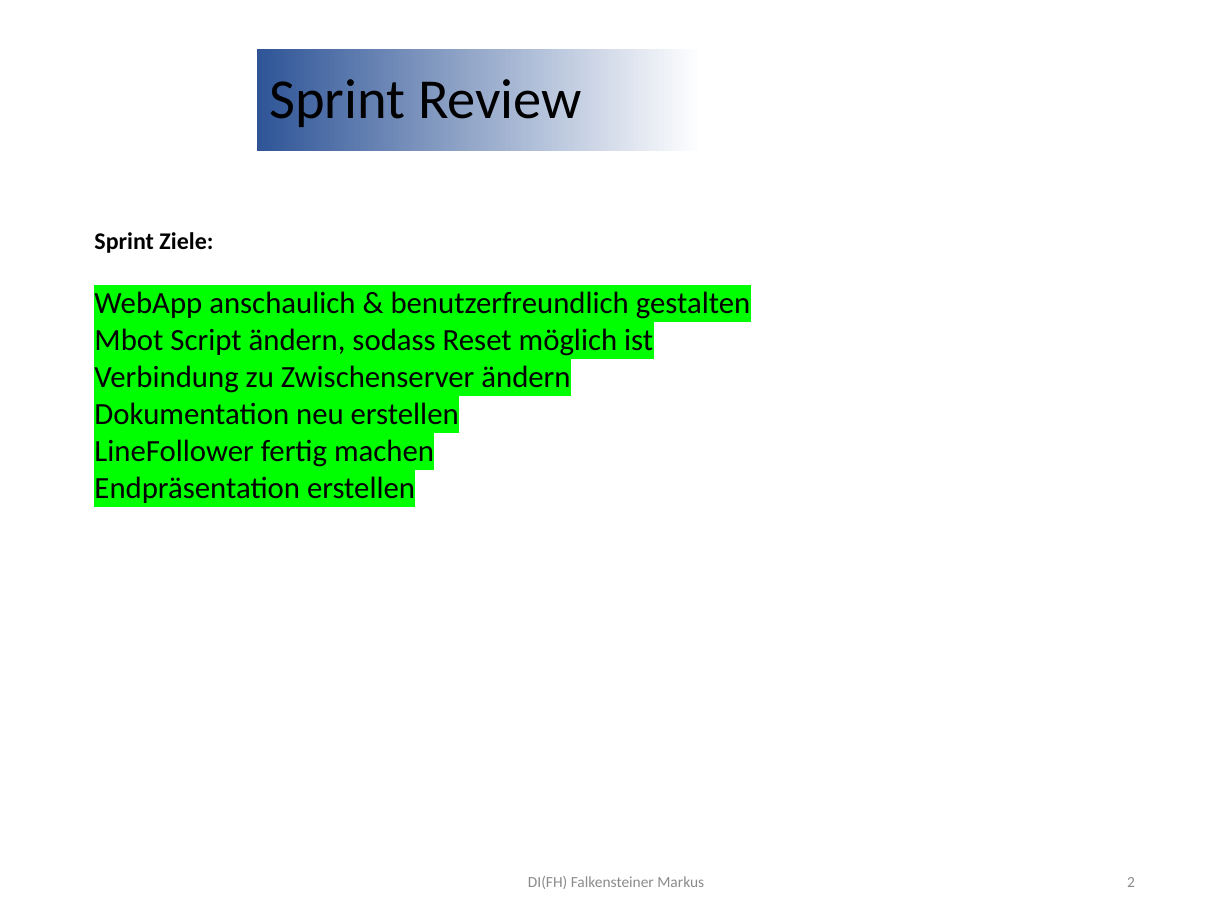
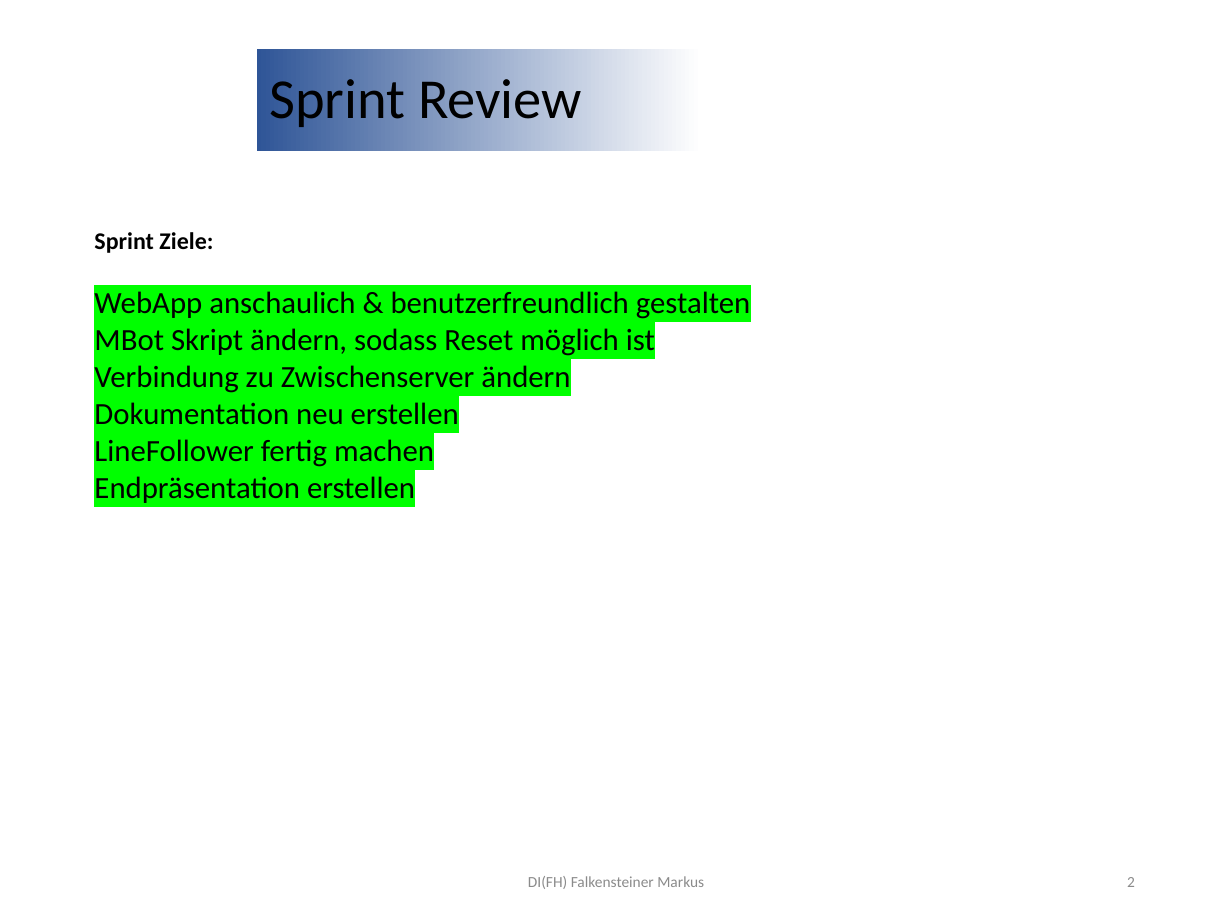
Before and after one commit to StefanRautner/MBotController, a slide deck: slide 2 of Dokumente/SprintReview-5.pptx. Drawn at 1232x924 pixels with LibreOffice and Linux fonts; fonts in the diff are those of the drawing; background and template pictures are left out. Boxes give left, top, right and bottom in pixels: in the first picture for what was removed or moved away, otherwise in the second. Text is boxed around its words. In the diff, an @@ line names an element or a change of style, - is before the commit and + after.

```diff
--- a/Dokumente/SprintReview-5.pptx
+++ b/Dokumente/SprintReview-5.pptx
@@ text at [94,328,655,356]: text changed @@
-Mbot Script ändern, sodass Reset möglich ist
+MBot Skript ändern, sodass Reset möglich ist
```
Also in this commit, not shown: 2 other slides changed.
